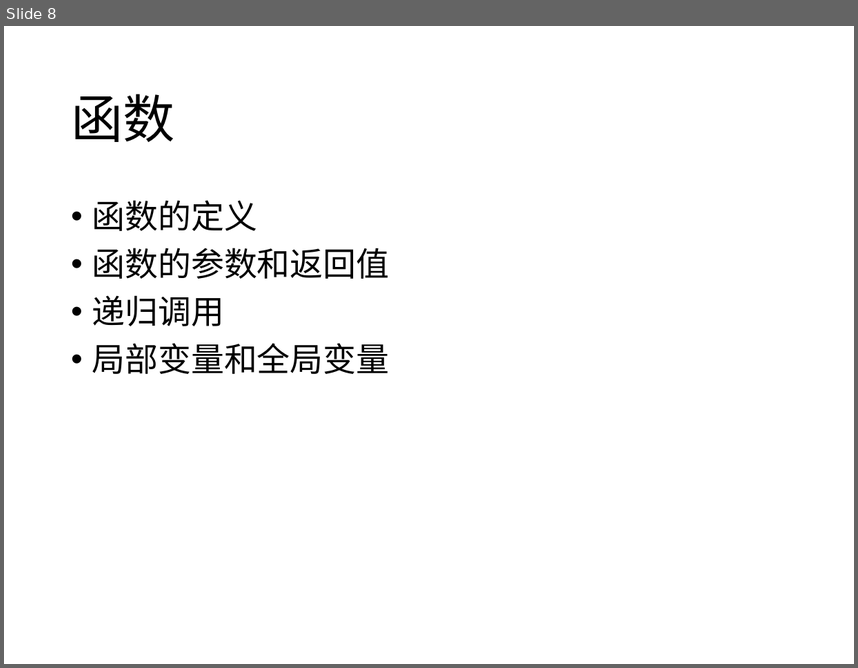
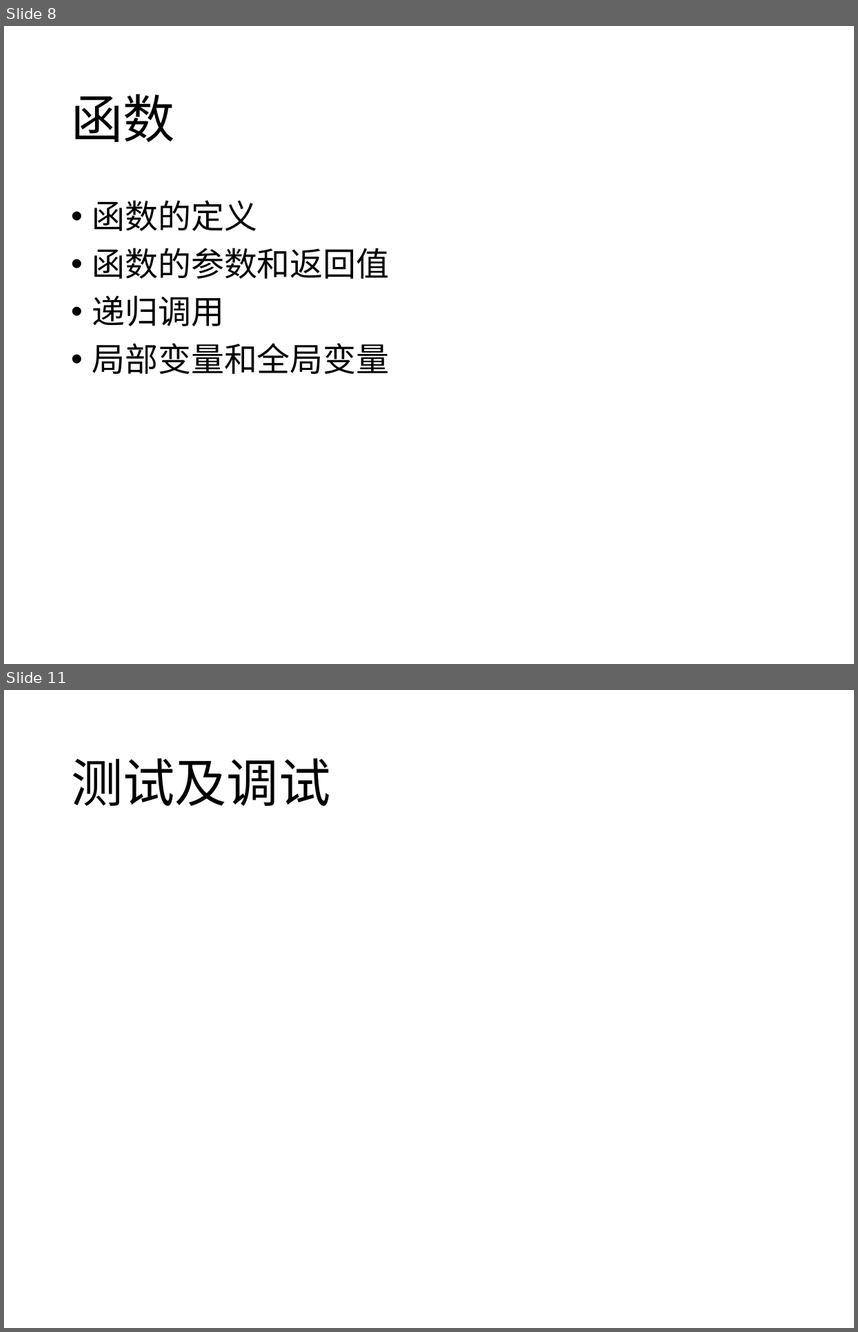
Before and after one commit to zhinan18/test, a slide deck: flash1.pptx. Shown one above the other, each under a label of ours: slide 8 before the commit, slides 8 and 11 after it; the slides between them are not shown. The pictures are 858x668 and 858x1332 pixels, drawn with LibreOffice and Linux fonts; fonts in the diff are those of the drawing. Boxes give left, top, right and bottom in pixels: in the first picture for what was removed or moved away, otherwise in the second. Text is boxed around its words. In the diff, an @@ line names an element or a change of style, - is before the commit and + after.

```diff
--- a/flash1.pptx
+++ b/flash1.pptx
@@ slide 11 added at [4,690,854,1328], background #FFFFFF @@
@@ title added at [71,758,330,806], 44 pt, text #000000 @@
+测试及调试
```
Also in this commit, not shown: 3 slides changed, 3 other slides added, 2 other files.
